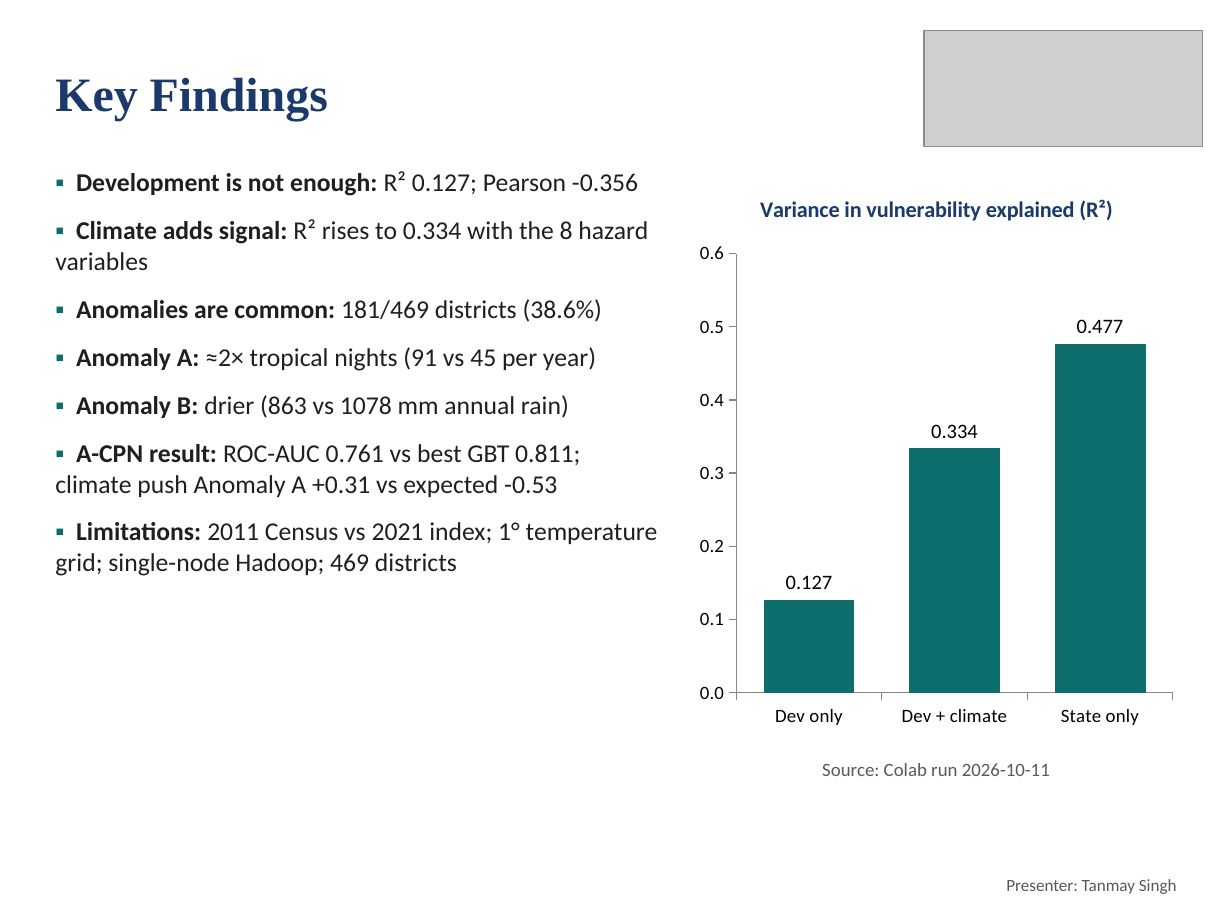
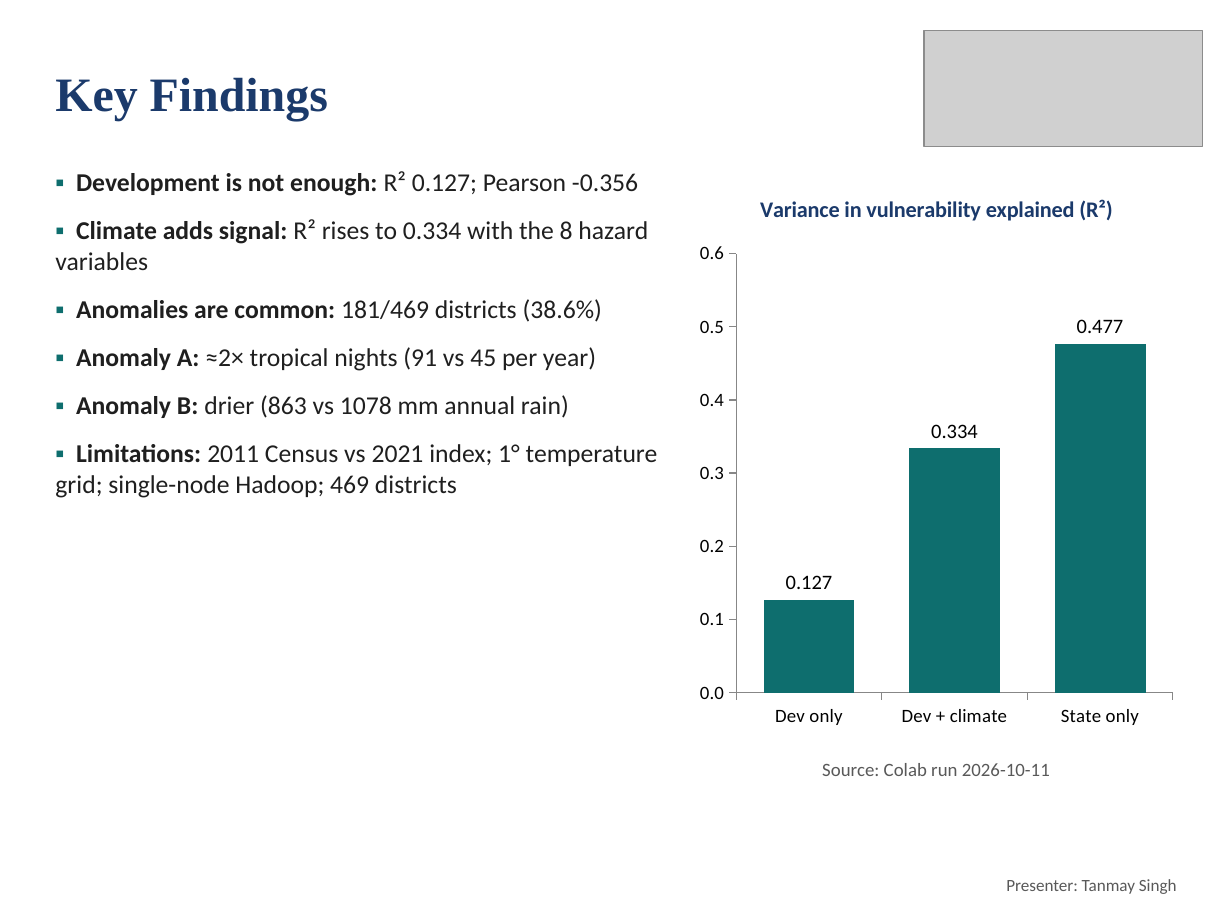
Before and after one commit to deepankarkumar1310/hadoop-ml-algorithm-, a slide deck: slide 27 of docs/Review2_Deck.pptx (slide 25 before the commit). Drawn at 1232x924 pixels with LibreOffice and Linux fonts; fonts in the diff are those of the drawing; grey boxes stand for pictures. Boxes give left, top, right and bottom in pixels: in the first picture for what was removed or moved away, otherwise in the second. Text is boxed around its words. In the diff, an @@ line names an element or a change of style, - is before the commit and + after.

```diff
--- a/docs/Review2_Deck.pptx
+++ b/docs/Review2_Deck.pptx
@@ text at bbox=[55, 444, 580, 497]: paragraph removed @@
-▪ A-CPN result: ROC-AUC 0.761 vs best GBT 0.811; climate push Anomaly A +0.31 vs expected -0.53
```
Also in this commit, not shown: 7 other slides changed, 2 slides added, 6 other files.
